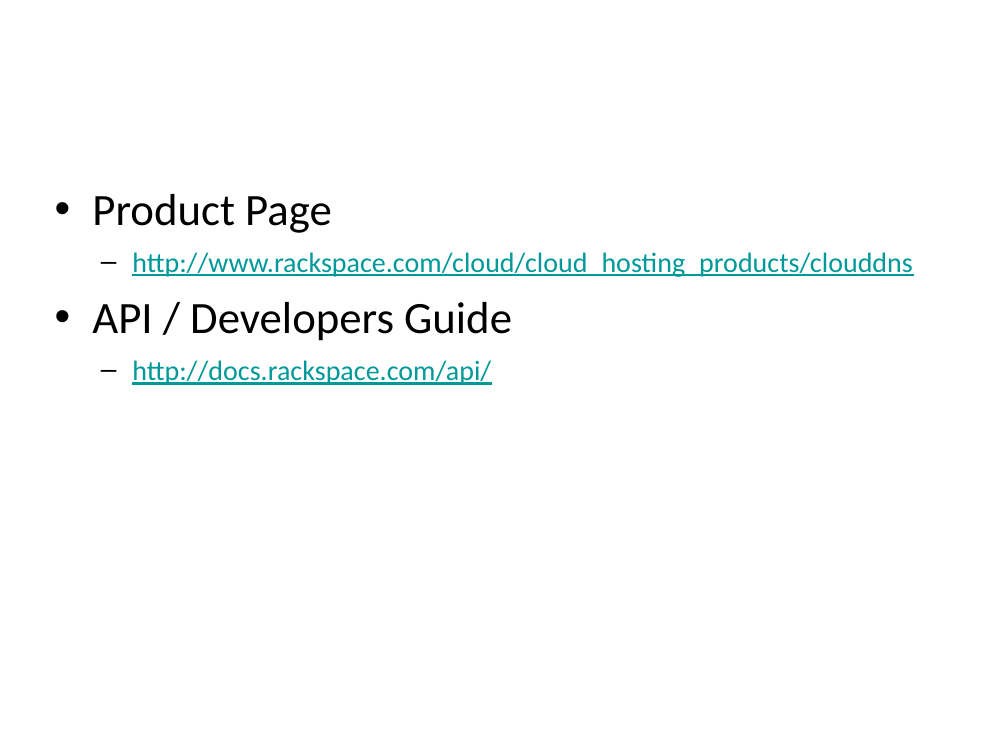
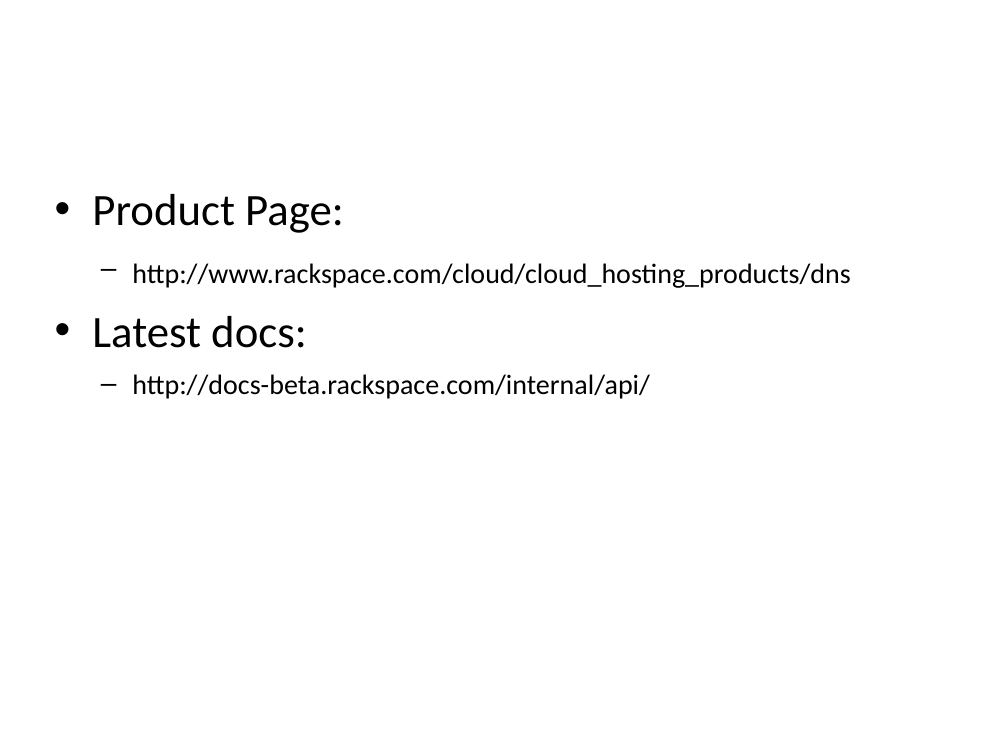
Before and after one commit to rackerlabs/docs-cloud-dns, a slide deck: slide 13 of techtalk/CloudDNS-TechTalkTemplate.pptx (slide 15 before the commit). Drawn at 1008x756 pixels with LibreOffice and Linux fonts; fonts in the diff are those of the drawing; background and template pictures are left out. Boxes give left, top, right and bottom in pixels: in the first picture for what was removed or moved away, otherwise in the second. Text is boxed around its words. In the diff, an @@ line names an element or a change of style, - is before the commit and + after.

```diff
--- a/techtalk/CloudDNS-TechTalkTemplate.pptx
+++ b/techtalk/CloudDNS-TechTalkTemplate.pptx
@@ text at <box>92,194,851,399</box>: text changed; text colour #009999 to #000000 @@
-• Product Page
-  – http://www.rackspace.com/cloud/cloud_hosting_products/clouddns
-• API / Developers Guide
-  – http://docs.rackspace.com/api/
+• Product Page:
+  – http://www.rackspace.com/cloud/cloud_hosting_products/dns
+• Latest docs:
+  – http://docs-beta.rackspace.com/internal/api/
```
Also in this commit, not shown: 6 other slides changed, 1 slide added, 3 slides removed.
